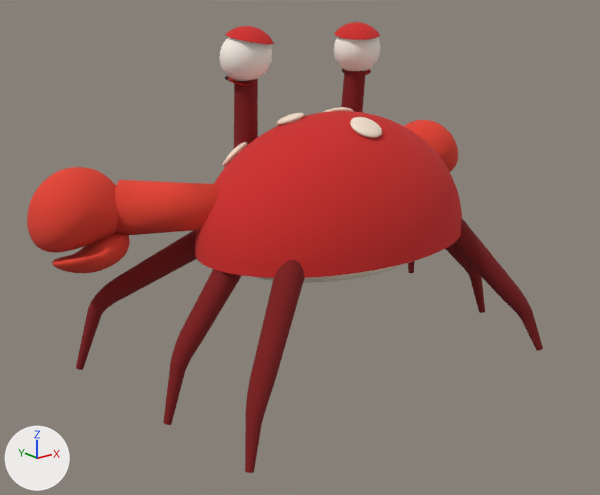
What one commit did to the glTF model widget/strawberry_v2.glb.
Rendered twice from a 50 mm camera at (-1.016, -1.164, 0.537) aimed at (-0.062, 0.029, 0.06). Arrows for +X, +Y and +Z are at lower left; the lights stay in place. The first picture is the older version. Both versions are drawn at frame 61 of the action 'sleep_enter'; the numbers are the values there.

The first picture shows 'mesh_claw_lower_R', 'mesh_claw_upper_L', 'mesh_claw_upper_R', 'mesh_eye_L.001', 'mesh_eye_R.001', 'mesh_eyestalk_R', 'mesh_leg_L1.001', 'mesh_leg_L2.001', 'mesh_leg_L3.001', 'mesh_leg_R1.001', 'mesh_leg_R2.001', 'mesh_leg_R3.001', 'mesh_shell.001', 'mesh_spots.001' and 2 more.
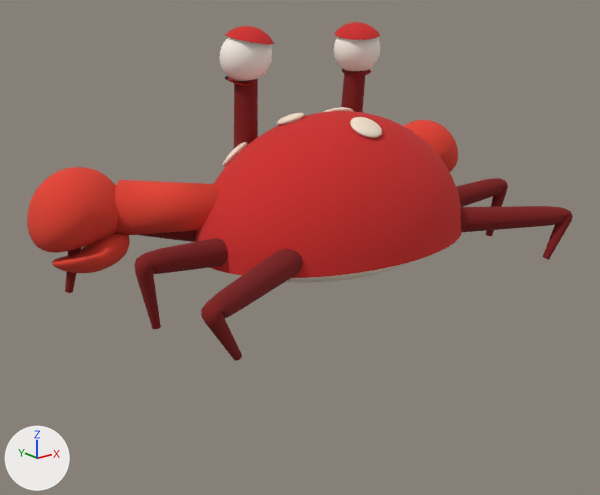
What the commit changed:
Mesh me_mesh_leg_r3_1 is new.
It has 368 vertices, 732 faces and spans x -0.439..-0.179, y -0.239..-0.091, z 0.008..0.128.
It uses material mat_mat_shell_dark (red #7d1516).
Mesh me_mesh_leg_r2_1 is new.
It has 368 vertices, 732 faces and spans x -0.451..-0.225, y -0.066..0.011, z 0.01..0.141.
It uses material mat_mat_shell_dark (red #7d1516).
Mesh me_mesh_leg_r1_1 is new.
It has 368 vertices, 732 faces and spans x -0.465..-0.19, y 0.076..0.21, z 0.01..0.163.
It uses material mat_mat_shell_dark (red #7d1516).
Mesh me_mesh_leg_l3_1 is new.
It has 368 vertices, 732 faces and spans x 0.179..0.439, y -0.239..-0.091, z 0.008..0.128.
It uses material mat_mat_shell_dark (red #7d1516).
Mesh me_mesh_leg_l2_1 is new.
It has 368 vertices, 732 faces and spans x 0.225..0.451, y -0.066..0.011, z 0.01..0.141.
It uses material mat_mat_shell_dark (red #7d1516).
Object 'mesh_leg_L2' (ob_mesh_leg_l2) now shows me_mesh_leg_l2_1 instead of nothing.
Object 'mesh_leg_L3' (ob_mesh_leg_l3) now shows me_mesh_leg_l3_1 instead of nothing.
Object 'mesh_leg_R1' (ob_mesh_leg_r1) now shows me_mesh_leg_r1_1 instead of nothing.
Object 'mesh_leg_R2' (ob_mesh_leg_r2) now shows me_mesh_leg_r2_1 instead of nothing.
Object 'mesh_leg_R3' (ob_mesh_leg_r3) now shows me_mesh_leg_r3_1 instead of nothing.
Object 'mesh_leg_L1.001' (ob_mesh_leg_l1_001) is deleted.
Object 'mesh_leg_L2.001' (ob_mesh_leg_l2_001) is deleted.
Object 'mesh_leg_L3.001' (ob_mesh_leg_l3_001) is deleted.
Object 'mesh_leg_R1.001' (ob_mesh_leg_r1_001) is deleted.
Object 'mesh_leg_R2.001' (ob_mesh_leg_r2_001) is deleted.
Object 'mesh_leg_R3.001' (ob_mesh_leg_r3_001) is deleted.

Changed parts and their boxes [x1, y1, x2, y2] in the pictures (600 x 495 px):
'mesh_leg_R3.001', deleted (red): before [245, 260, 304, 473]
'mesh_leg_R3', now drawn (red): after [201, 249, 303, 361]
'mesh_leg_R1.001', deleted (red): before [76, 230, 197, 370]
'mesh_leg_R2.001', deleted (red): before [163, 269, 242, 425]
'mesh_leg_R2', now drawn (red): after [134, 238, 228, 329]
'mesh_leg_L3', now drawn (red): after [460, 206, 573, 260]
'mesh_leg_L3.001', deleted (red): before [452, 218, 543, 351]
'mesh_leg_L2', now drawn (red): after [456, 178, 508, 236]
'mesh_leg_L2.001', deleted (red): before [446, 245, 485, 313]
'mesh_leg_R1', now drawn (mostly hidden): after [65, 230, 196, 293]
'mesh_leg_L1.001', deleted (mostly hidden): before [408, 261, 415, 273]
